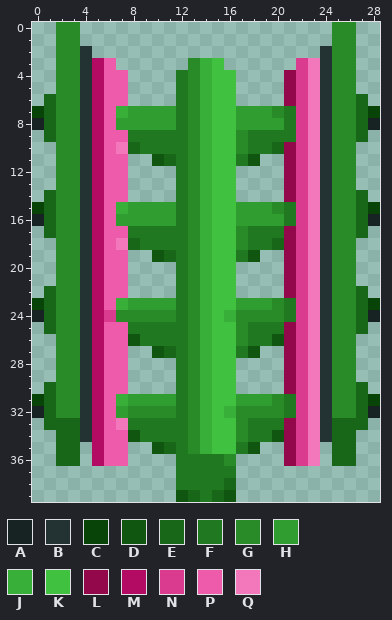
Pixel-art sprite, stored at resources/g2/track/looping/brake_vertical.png. Above: the version before the commit.
The file is 29x40 pixels.
Palette (. is transparent): A #172323  B #233333  C #084308  D #105510  E #186718  F #207920  G #288b28  H #309d30  J #38af38  K #40c140  L #93074b  M #b30b63  N #db3b8f  P #ef5bab  Q #f377bb
Pixels before, first column x 0:
 0 ..GG.....................GG..
 1 ..GG.....................GG..
 2 ..GGB...................BGG..
 3 ..GGBMP......GJK......NQBGG..
 4 ..GGBMPP....FGJKK....LNQBGG..
 5 ..GGBMPP....FGJKK....LNQBGG..
 6 .EGGBMPP....FGJKK....LNQBGGE.
 7 CEGGBMPJHHHHFGJKKHHHGFNQBGGEC
 8 AEGGBMPHHHHHFGJKKHHHHFNQBGGEA
 9 .EGGBMPPFFFFFGJKKGFFFFNQBGGE.
10 ..GGBMPQEFFFFGJKKGFFELNQBGG..
11 ..GGBMPP..DEFGJKKFD..LNQBGG..
12 ..GGBMPP....FGJKK....LNQBGG..
13 ..GGBMPP....FGJKK....LNQBGG..
14 .EGGBMPP....FGJKK....LNQBGGE.
15 CEGGBMPJHHHHFGJKKHHHGFNQBGGEC
16 AEGGBMPHHHHHFGJKKHHHHFNQBGGEA
17 .EGGBMPPFFFFFGJKKGFFFLNQBGGE.
18 ..GGBMPQEFFFFGJKKGFFELNQBGG..
19 ..GGBMPP..DEFGJKKFD..LNQBGG..
20 ..GGBMPP....FGJKK....LNQBGG..
21 ..GGBMPP....FGJKK....LNQBGG..
22 .EGGBMPP....FGJKK....LNQBGGE.
23 CEGGBMPJHHHHFGJKKHHHGFNQBGGEC
24 AEGGBMNGGGGGFGJKJGGGGFNQBGGEA
25 .EGGBMPPFFFFFGJKKGFFFLNQBGGE.
26 ..GGBMPPDFFFFGJKKGFFDLNQBGG..
27 ..GGBMPP..DEFGJKKFD..LNQBGG..
28 ..GGBMPP....FGJKK....LNQBGG..
29 ..GGBMPP....FGJKK....LNQBGG..
30 .EGGBMPP....FGJKK....LNQBGGE.
31 CEGGBMPJHHHHFGJKKHHHGFNQBGGEC
32 AEGGBMPHGGGGFGJKJGGGGFNQBGGEA
33 .EEEBMPQFFFFFGJKKGFFFLNQBEEE.
34 ..EEBMPPDFFFFGJKKGFFDLNQBEE..
35 ..EE.MPP..DEFGJKKFD..LNQ.EE..
36 ..EE.MPP....FFFFG....LNQ.EE..
37 ............FFFFF............
38 ............FFFFE............
39 ............DEFED............
The result:
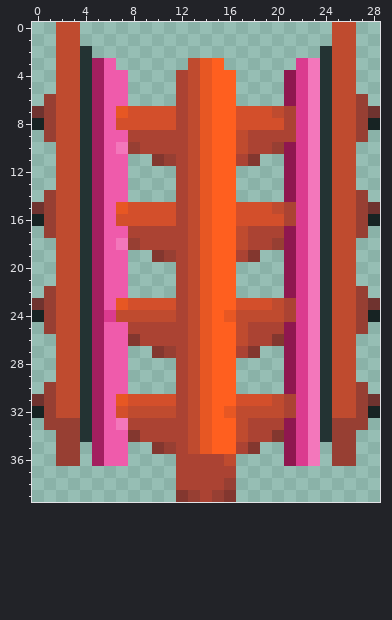
Diff:
colour C: #084308 -> #6f332f
colour D: #105510 -> #83372f
colour E: #186718 -> #973f33
colour F: #207920 -> #ab4333
colour G: #288b28 -> #bf4b2f
colour H: #309d30 -> #d34f2b
colour J: #38af38 -> #e75723
colour K: #40c140 -> #ff5f1f
colour L: #93074b -> #8f174f
colour M: #b30b63 -> #a31f5f
Changed places in both pictures, as pixel boxes (x1, y1, x2, y2):
changed: (32, 22, 380, 502)
